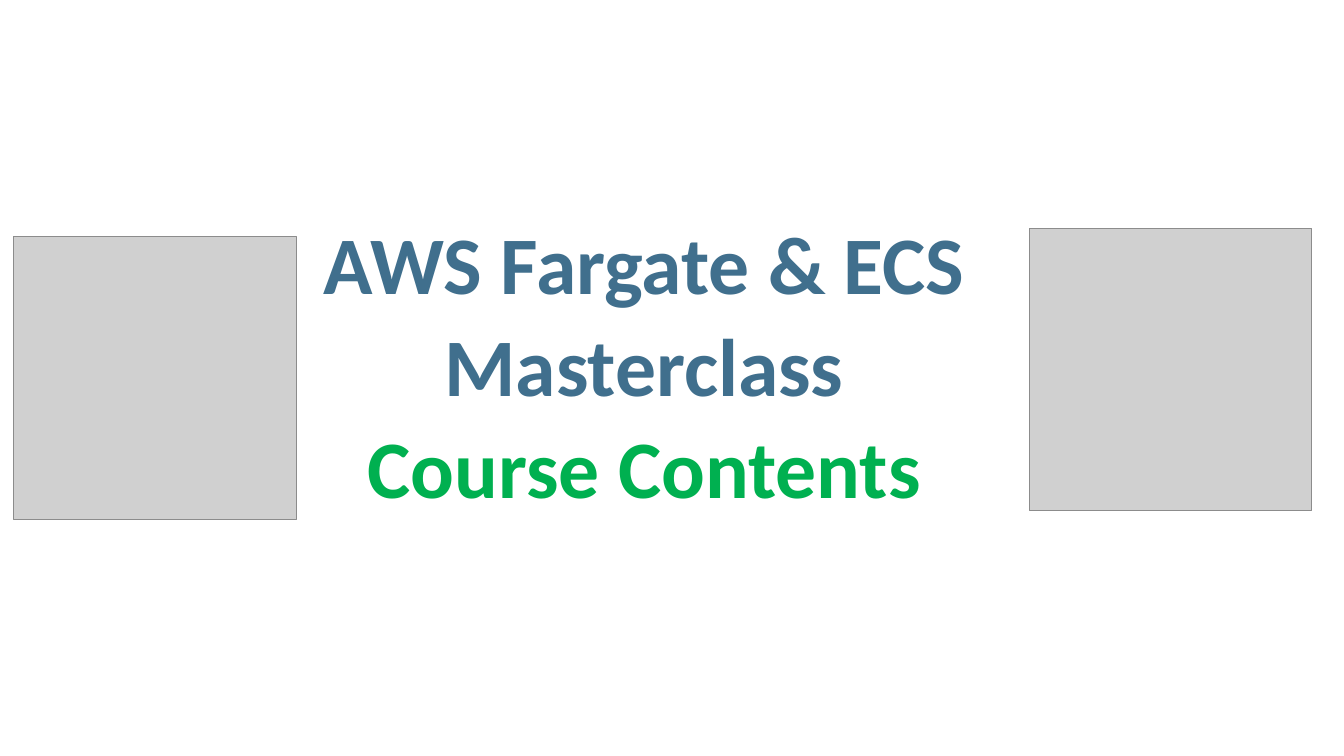
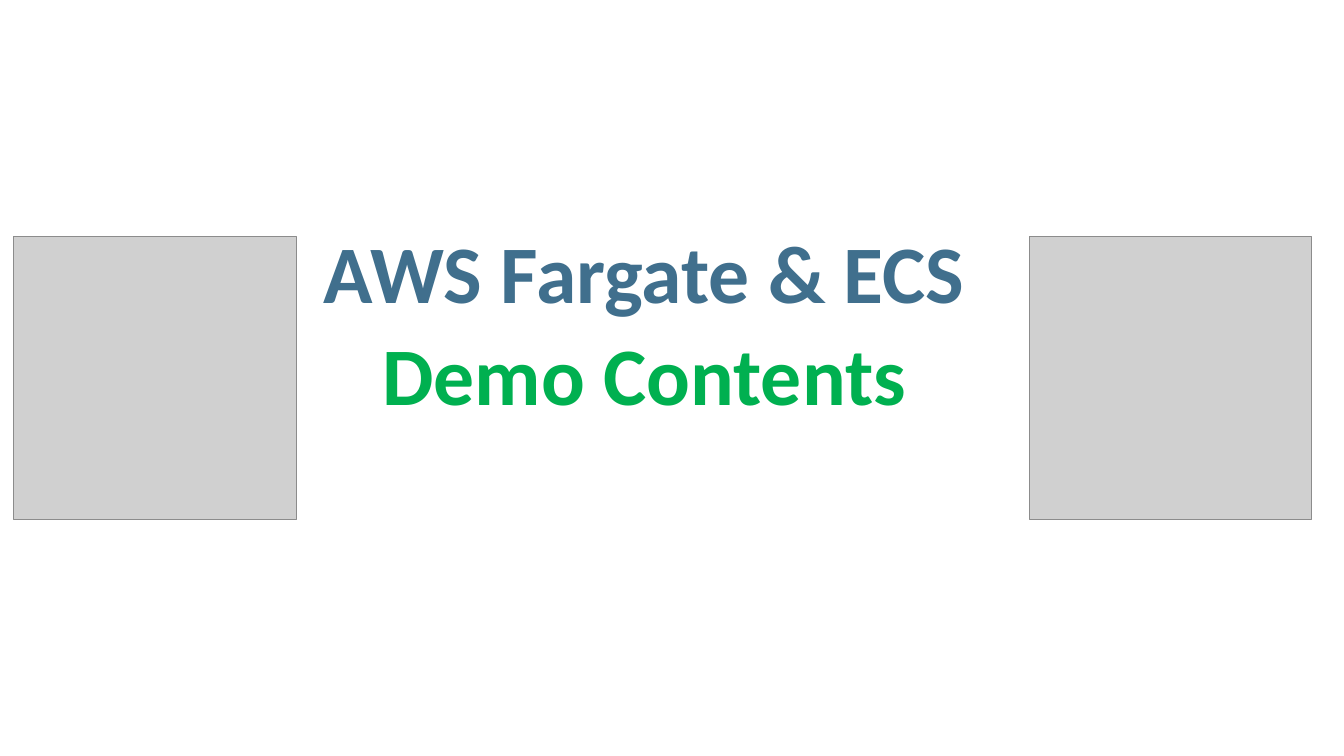
Before and after one commit to nholuongut/cloudformation-on-aws-fargate-ecs, a slide deck: slide 2 of 12-NhoLuong/Presentations/Cloudformation-on-AWS-ECS-Fargate.pptx. Drawn at 1344x756 pixels with LibreOffice and Linux fonts; fonts in the diff are those of the drawing; grey boxes stand for pictures; background and template pictures are left out. Boxes give left, top, right and bottom in pixels: in the first picture for what was removed or moved away, otherwise in the second. Text is boxed around its words. In the diff, an @@ line names an element or a change of style, - is before the commit and + after.

```diff
--- a/12-NhoLuong/Presentations/Cloudformation-on-AWS-ECS-Fargate.pptx
+++ b/12-NhoLuong/Presentations/Cloudformation-on-AWS-ECS-Fargate.pptx
@@ text "AWS Fargate & ECS": place and size @@
-text "AWS Fargate & ECS" at (324,240,964,499)
+text "AWS Fargate & ECS" at (324,249,964,406)
@@ picture: place and size @@
-picture at (1029,228,1311,511)
+picture at (1029,237,1311,519)
@@ text at (382,351,906,406): text changed @@
-Masterclass
-Course Contents
+Demo Contents
```
Also in this commit, not shown: 1 other file.
